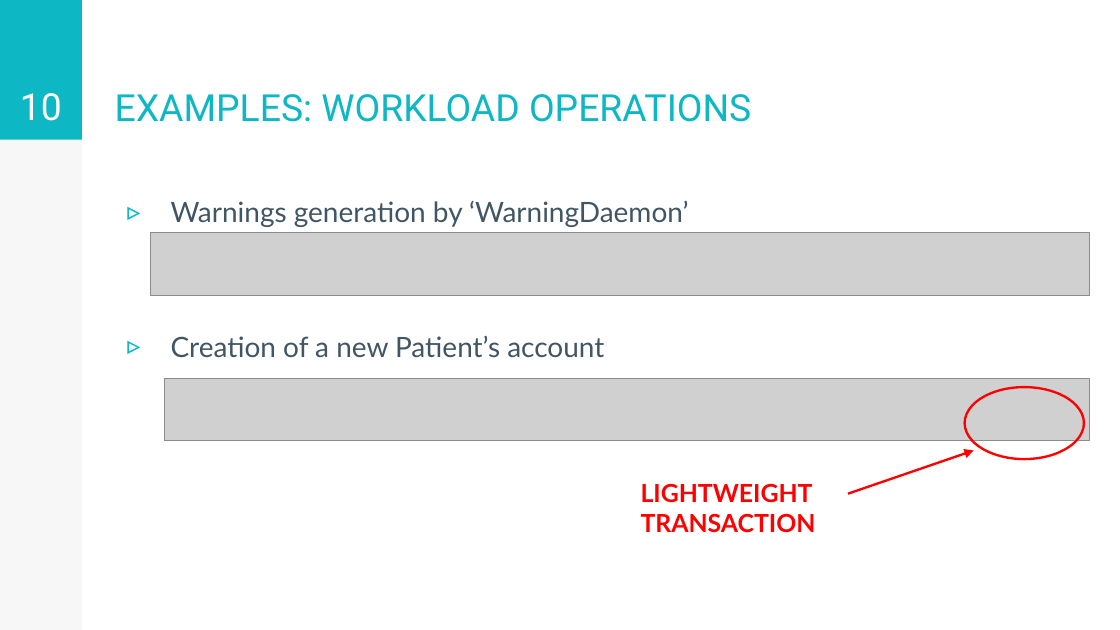
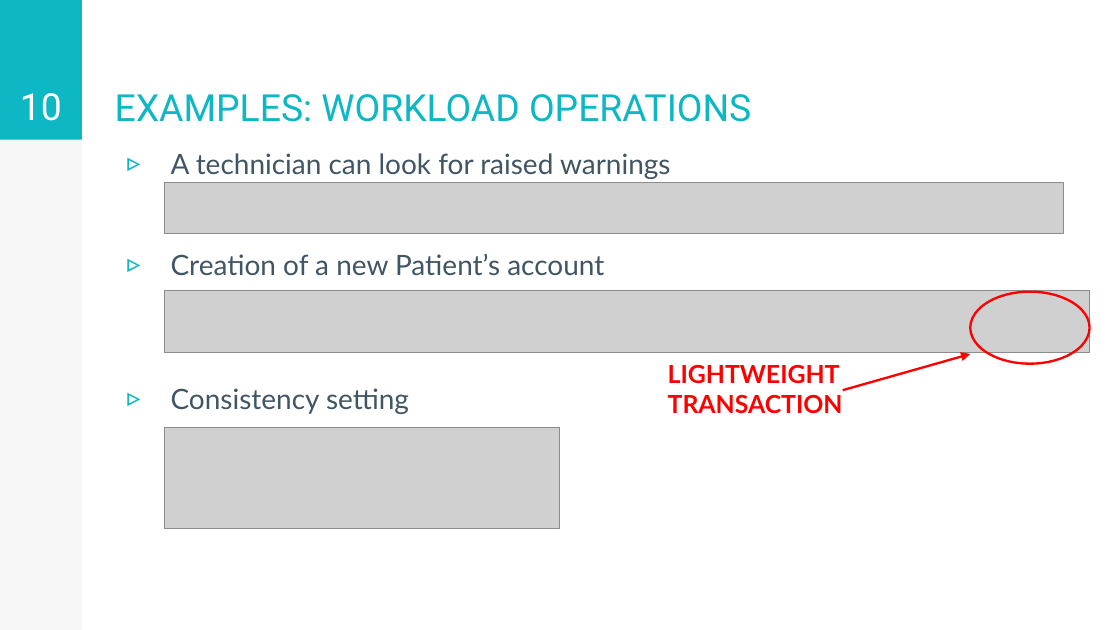
Before and after one commit to stefano-rebora/ADM_Project_2017-2018, a slide deck: slide 10 of documents/presentation.pptx. Drawn at 1120x630 pixels with LibreOffice and Linux fonts; fonts in the diff are those of the drawing; grey boxes stand for pictures. Boxes give left, top, right and bottom in pixels: in the first picture for what was removed or moved away, otherwise in the second. Text is boxed around its words. In the diff, an @@ line names an element or a change of style, - is before the commit and + after.

```diff
--- a/documents/presentation.pptx
+++ b/documents/presentation.pptx
@@ text "A technician can look for ...": place and size @@
-text "A technician can look for ..." at box(171, 201, 688, 357)
+text "A technician can look for ..." at box(171, 153, 671, 414)
@@ text at box(171, 153, 671, 179): text changed @@
-▹ Warnings generation by ‘WarningDaemon’
+▹ A technician can look for raised warnings
@@ picture added at box(165, 183, 1064, 234) @@
@@ picture removed at box(151, 233, 1090, 297) @@
@@ picture: place and size @@
-picture at box(165, 379, 1090, 441)
+picture at box(165, 291, 1090, 354)
@@ ellipse: place and size @@
-ellipse at box(964, 388, 1084, 459)
+ellipse at box(970, 291, 1090, 363)
@@ text "LIGHTWEIGHT TRANSACTION": place and size @@
-text "LIGHTWEIGHT TRANSACTION" at box(641, 484, 816, 533)
+text "LIGHTWEIGHT TRANSACTION" at box(668, 365, 843, 414)
@@ arrow moved from (848, 494) - (973, 450) to (842, 390) - (970, 354) @@
@@ text at box(171, 388, 409, 414): paragraph added @@
+▹ Consistency setting
@@ picture added at box(165, 427, 560, 528) @@
```
Also in this commit, not shown: 1 other slide changed, 1 other file.
